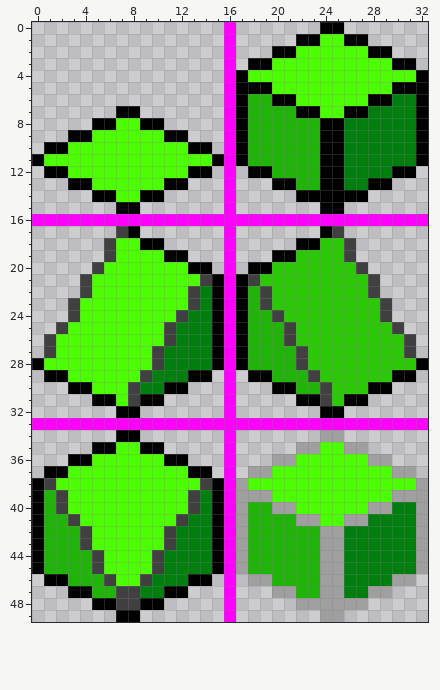
Two versions of one pixel-art sprite, isometric-tilemap/tiles-16x16-s1-1.png. The first picture shows the starting point.
The file is 33x50 pixels.
The same view after the edit:
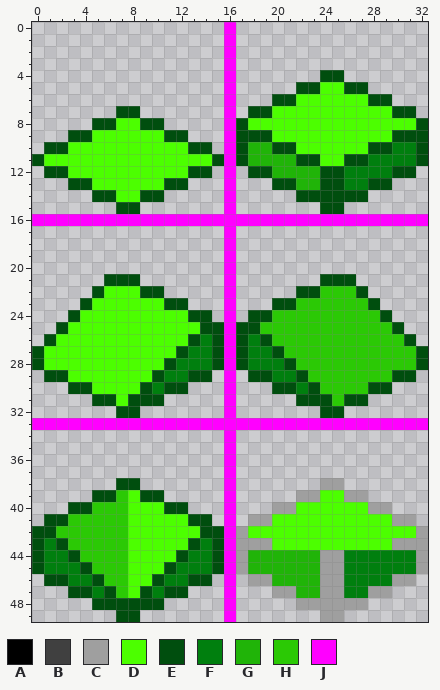
Palette (. is transparent): A #000000  B #404040  C #9f9f9f  D #4cff00  E #004e0e  F #007f0e  G #20b408  H #2bc905  J #ff00ff
Changes in this commit:
Changed rows in their new state; - is an unchanged pixel.
first column x 0:
 0 ------------------------..-------
 1 ----------------------......-----
 2 --------------------..........---
 3 ------------------..............-
 4 -----------------.......EE.......
 5 -----------------.....EE--EE.....
 6 -----------------...EE------EE...
 7 -------EE--------.EEDDDD--DDDDEE.
 8 -----EE--EE------EDDDDDDDDDDDDDDE
 9 ---EE------EE----EEEDDDDDDDDDDEEE
10 -EE----------EE--E--EEDDDDDDEE--E
11 E--------------E-E----EEDDEE----E
12 -EE----------EE---EE----EE----EE-
13 ---EE------EE-------EE--EE--EE---
14 -----EE--EE-----------EEEEEE-----
15 -------EE---------------EE-------
17 -------..---------------..-------
18 ------.....-----------.....------
19 ------.......-------.......------
20 -----..........---..........-----
21 ----..EEE.......-.......EEE..----
22 ----.E---EE.....-.....EE---E.----
23 ---.E------EE...-...EE------E.---
24 ---E--------DEE.-.EEH--------E---
25 --E--------DDDEE-EEHHH--------E--
26 -E---------DDE-E-EFEHH---------E-
27 ED--------DDE--E-EFFEHH--------HE
28 E---------DE---E-EFFFEH---------E
29 -EE------DE--EE---EEFFEH------EE-
30 ---EE---DE-EE-------EEFEH---EE---
31 -----EE-EEE-----------EEE-EE-----
32 -------EE---------------EE-------
34 -------..---------------..-------
35 -----......-----------......-----
36 ---..........-------..........---
37 -..............---..............-
38 .......EE.......-.......CC.......
39 .....EEH-EE.....-.....CC--CC.....
40 ...EEHHH---EE...-...----------...
41 .EEHHHHH----DEE.-.CCDDDD--DDDDCC.
42 EEHHHHHH---DDDEE--DDDDDDDDDDDDDD-
43 EFEHHHHH---DDE-E--CCDDDDDDDDDDCC-
44 EFFEHHHH--DDE--E-----------------
45 EFFFEHHH--DE---E-----------------
46 -EEFFEHH-DE--EE------------------
47 ---EEFEHDE-EE--------------------
48 -----EEEEEE----------------------
49 -------EE------------------------
